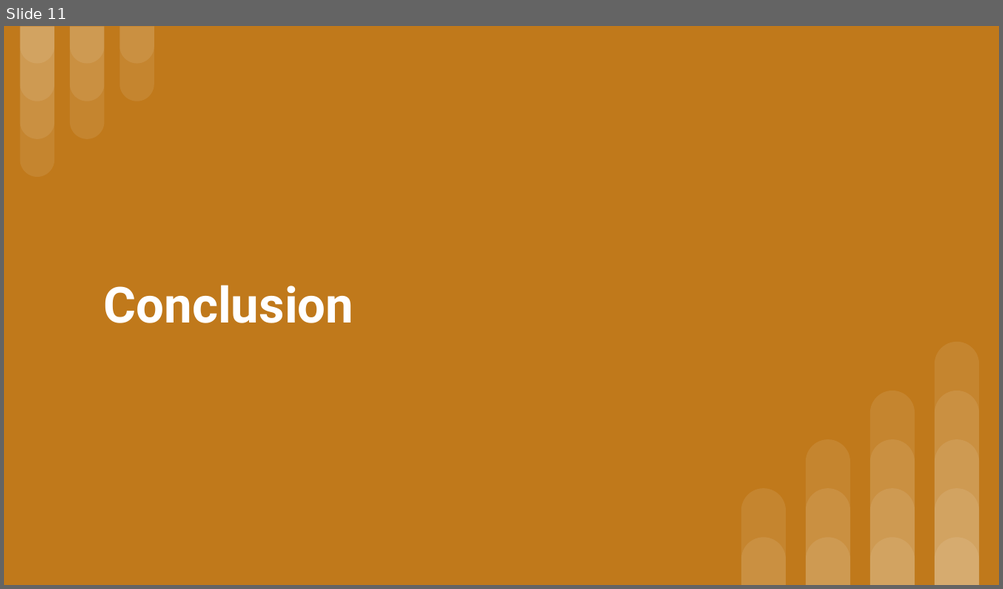
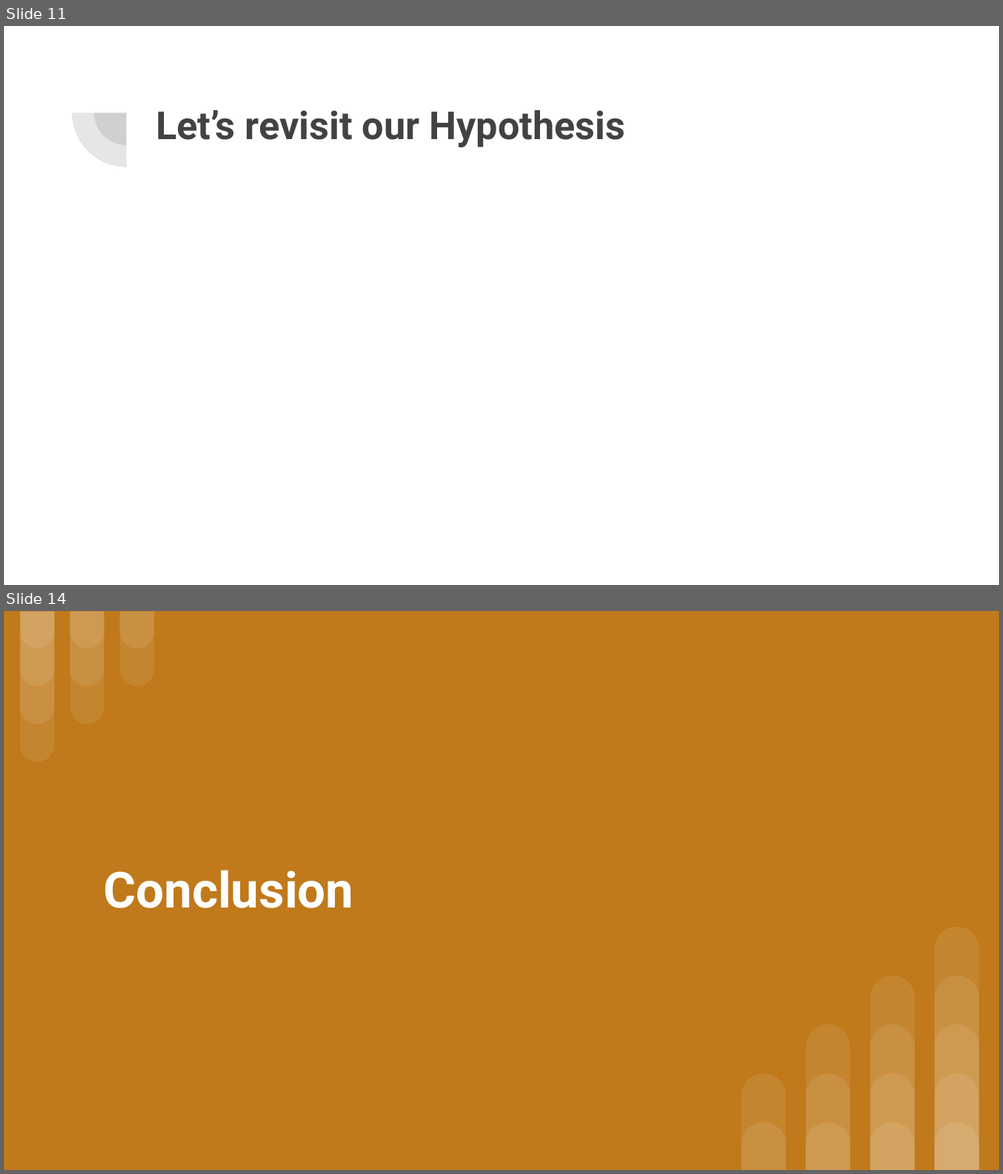
Before and after one commit to shobes572/DSI_Module-11_Capstone, a slide deck: Initial Analysis of Covid-19.pptx. Shown one above the other, each under a label of ours: slide 11 before the commit, slides 11 and 14 after it; the slides between them are not shown. The pictures are 1003x589 and 1003x1174 pixels, drawn with LibreOffice and Linux fonts; fonts in the diff are those of the drawing; grey boxes stand for pictures. Boxes give left, top, right and bottom in pixels: in the first picture for what was removed or moved away, otherwise in the second. Text is boxed around its words. In the diff, an @@ line names an element or a change of style, - is before the commit and + after.

```diff
--- a/Initial Analysis of Covid-19.pptx
+++ b/Initial Analysis of Covid-19.pptx
@@ slide 11 added at <box>4,26,999,585</box>, background #FFFFFF @@
@@ pie slice (boxed as its full ellipse) added at <box>71,59,180,167</box>, fill #424242 at 13% opacity @@
@@ pie slice (boxed as its full ellipse) added at <box>94,81,159,145</box>, fill #424242 at 13% opacity @@
@@ title added at <box>156,110,625,147</box>, 28 pt, text #424242, bold @@
+Let’s revisit our Hypothesis
@@ what was slide 11 is now slide 14 @@
```
Also in this commit, not shown: 4 other slides added, 1 slide removed, 1 other file.
